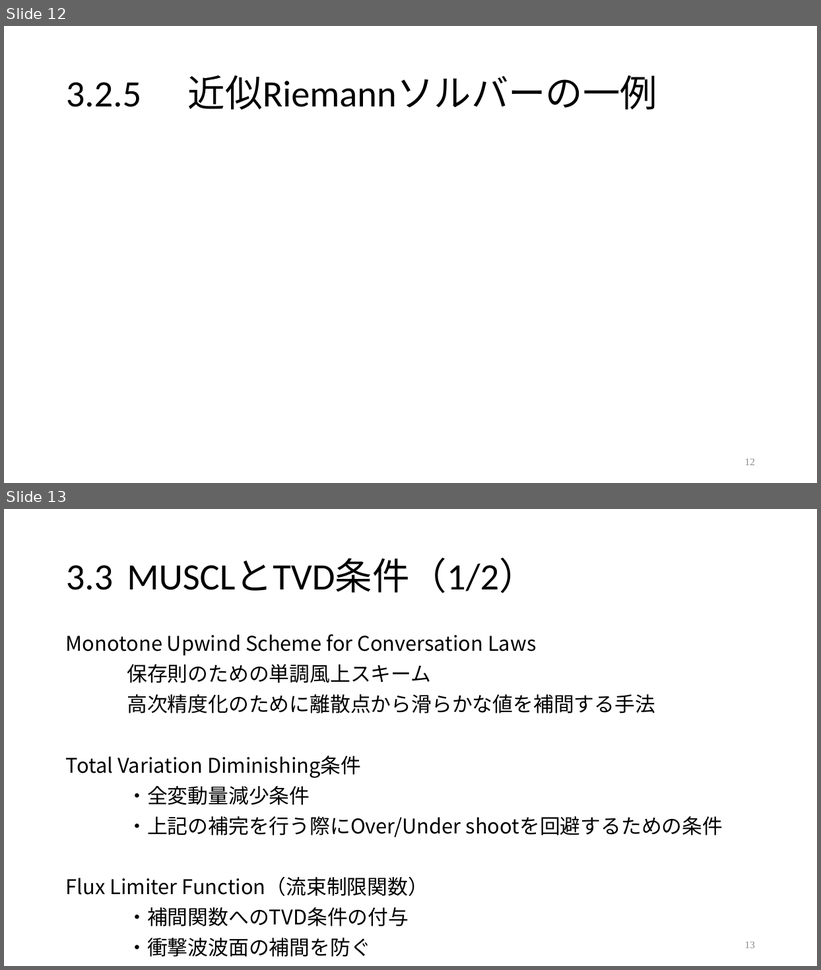
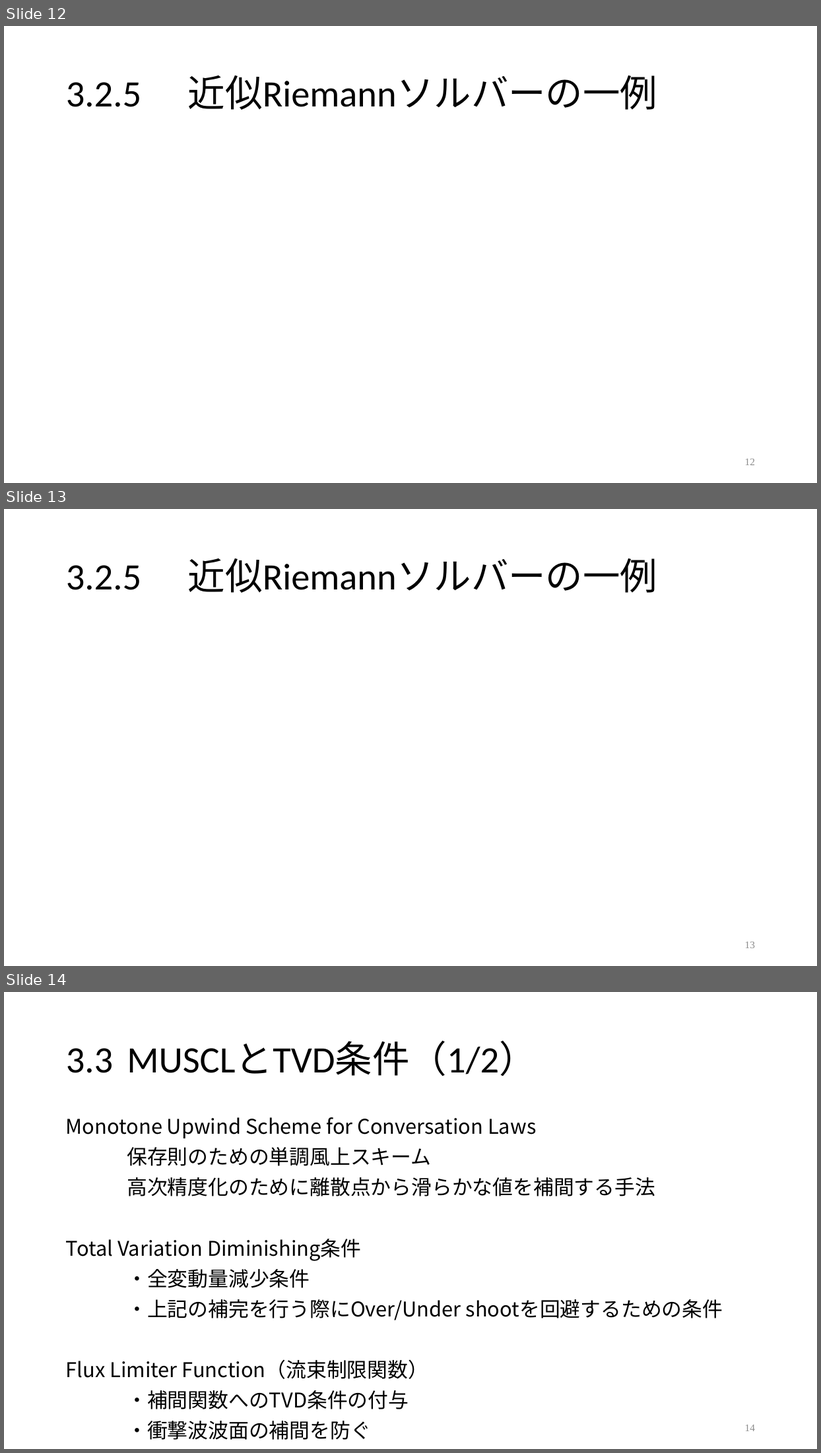
Before and after one commit to Mayu14/cfd_lecture, a slide deck: chap3/chap3.pptx. Shown one above the other, each under a label of ours: slides 12 and 13 before the commit, slides 12, 13 and 14 after it. The pictures are 821x970 and 821x1453 pixels, drawn with LibreOffice and Linux fonts; fonts in the diff are those of the drawing; grey boxes stand for pictures. Boxes give left, top, right and bottom in pixels: in the first picture for what was removed or moved away, otherwise in the second. Text is boxed around its words. In the diff, an @@ line names an element or a change of style, - is before the commit and + after.

```diff
--- a/chap3/chap3.pptx
+++ b/chap3/chap3.pptx
@@ slide 13 added at bbox=[4, 509, 817, 966], background #FFFFFF @@
@@ title added at bbox=[66, 559, 658, 593], 44 pt, text #000000 @@
+3.2.5 近似Riemannソルバーの一例
@@ page number added at bbox=[745, 942, 755, 949], 12 pt, text #8C8C8C @@
+13
@@ what was slide 13 is now slide 14 @@
@@ page number at bbox=[745, 1425, 755, 1432]: text changed @@
-13
+14
```
Also in this commit, not shown: 2 slides changed.
